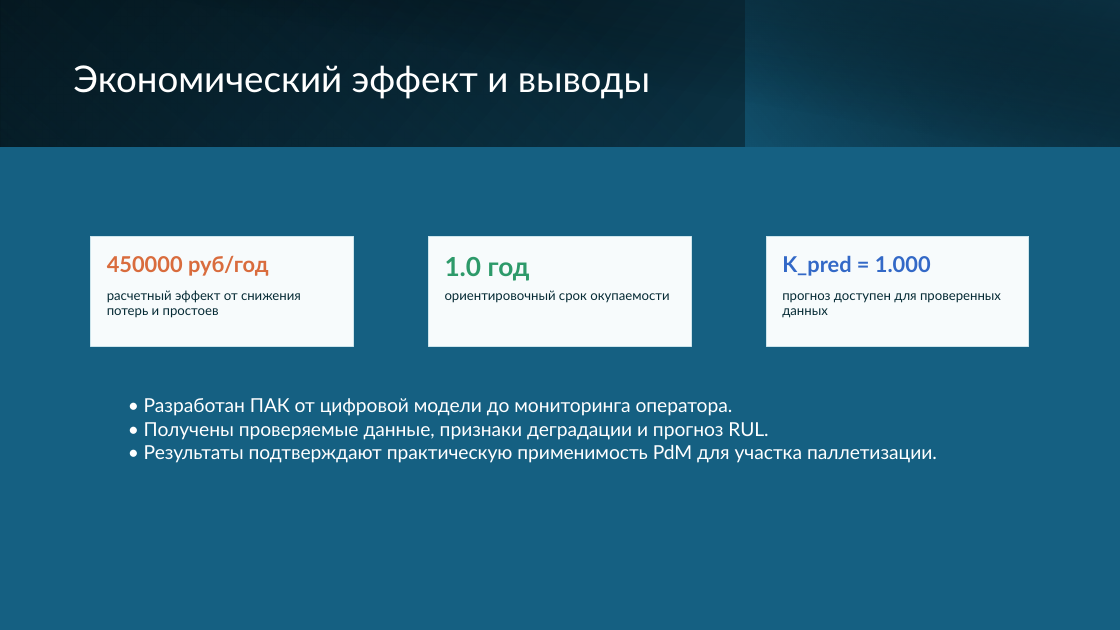
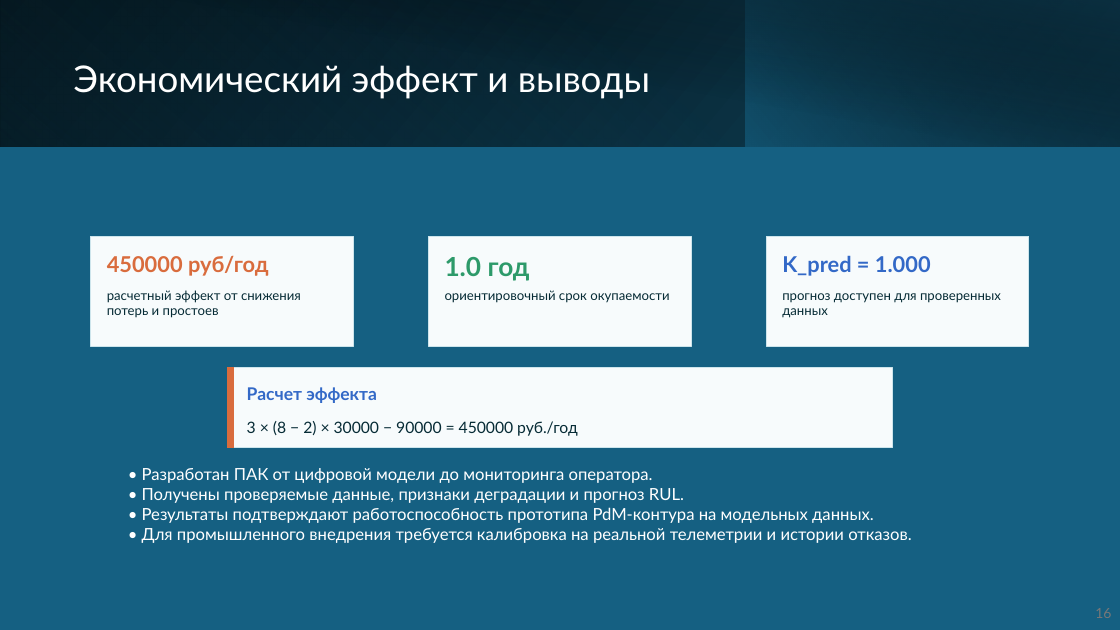
Before and after one commit to LionKMufasa/diplom_mem, a slide deck: slide 16 of вкр/Презентация ВКР 2026 Миронов Егор Максимович.pptx. Drawn at 1120x630 pixels with LibreOffice and Linux fonts; fonts in the diff are those of the drawing. Boxes give left, top, right and bottom in pixels: in the first picture for what was removed or moved away, otherwise in the second. Text is boxed around its words. In the diff, an @@ line names an element or a change of style, - is before the commit and + after.

```diff
--- a/вкр/Презентация ВКР 2026 Миронов Егор Максимович.pptx
+++ b/вкр/Презентация ВКР 2026 Миронов Егор Максимович.pptx
@@ rectangle added at (x1=228, y1=368, x2=893, y2=449), fill #F7FBFC, outline #CDE5EC 0.9 pt @@
@@ rectangle added at (x1=228, y1=368, x2=234, y2=449), fill #D96C3D, outline #D96C3D 0 pt @@
@@ text added at (x1=247, y1=387, x2=377, y2=403), 15 pt, text #3369C7, bold @@
+Расчет эффекта
@@ text added at (x1=247, y1=421, x2=578, y2=436), 13.5 pt, text #062B35 @@
+3 × (8 − 2) × 30000 − 90000 = 450000 руб./год
@@ text "• Разработан ПАК от цифровой ..." moved from (x1=144, y1=398, x2=937, y2=463) to (x1=142, y1=468, x2=911, y2=543) @@
@@ text at (x1=142, y1=468, x2=684, y2=503): size 16.5 to 14.2 pt in "• Разработан ПАК от цифровой модели до ...", "• Получены проверяемые данные, признаки деградации и ..." @@
@@ text at (x1=142, y1=507, x2=911, y2=543): text changed; size 16.5 to 14.2 pt @@
-• Результаты подтверждают практическую применимость PdM для участка паллетизации.
+• Результаты подтверждают работоспособность прототипа PdM-контура на модельных данных.
+• Для промышленного внедрения требуется калибровка на реальной телеметрии и истории отказов.
@@ text added at (x1=1095, y1=608, x2=1111, y2=618), 12 pt, text #797979 @@
+16
```
Also in this commit, not shown: 14 other slides changed, 2 slides added, 2 slides removed, 20 other files.
